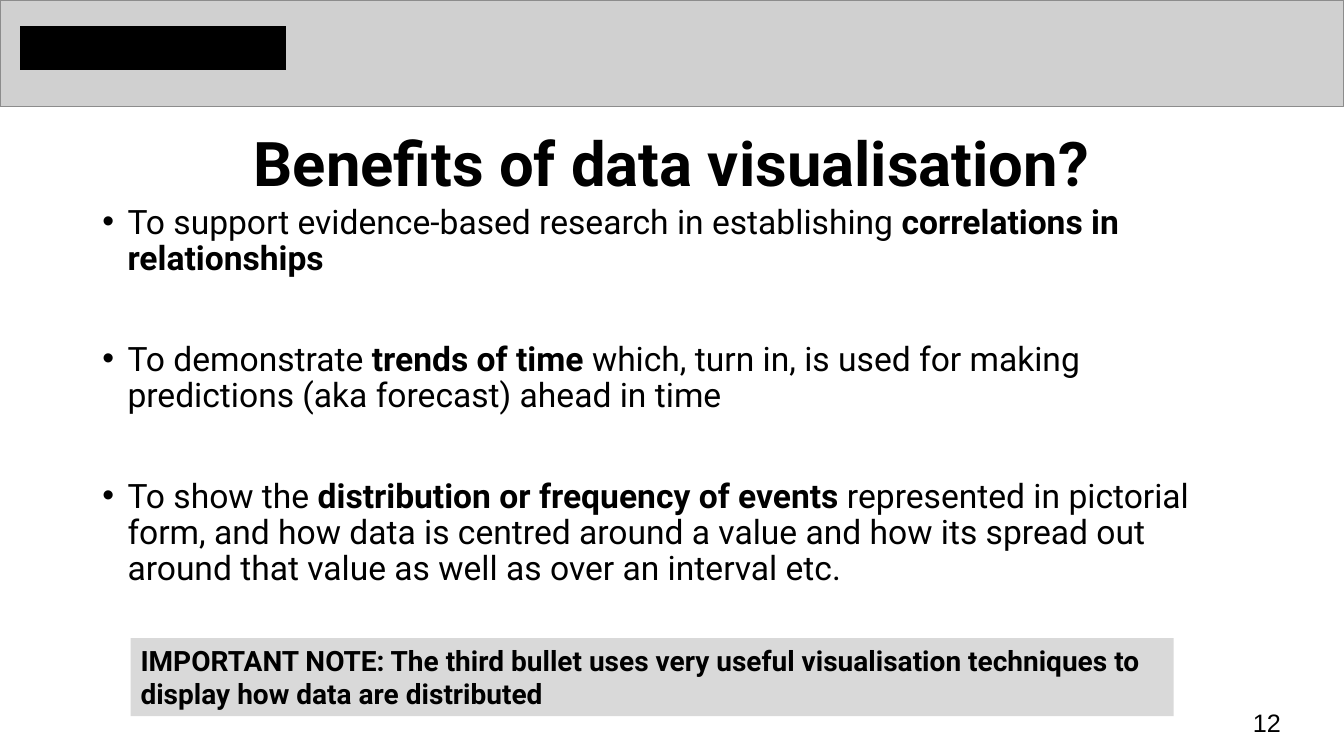
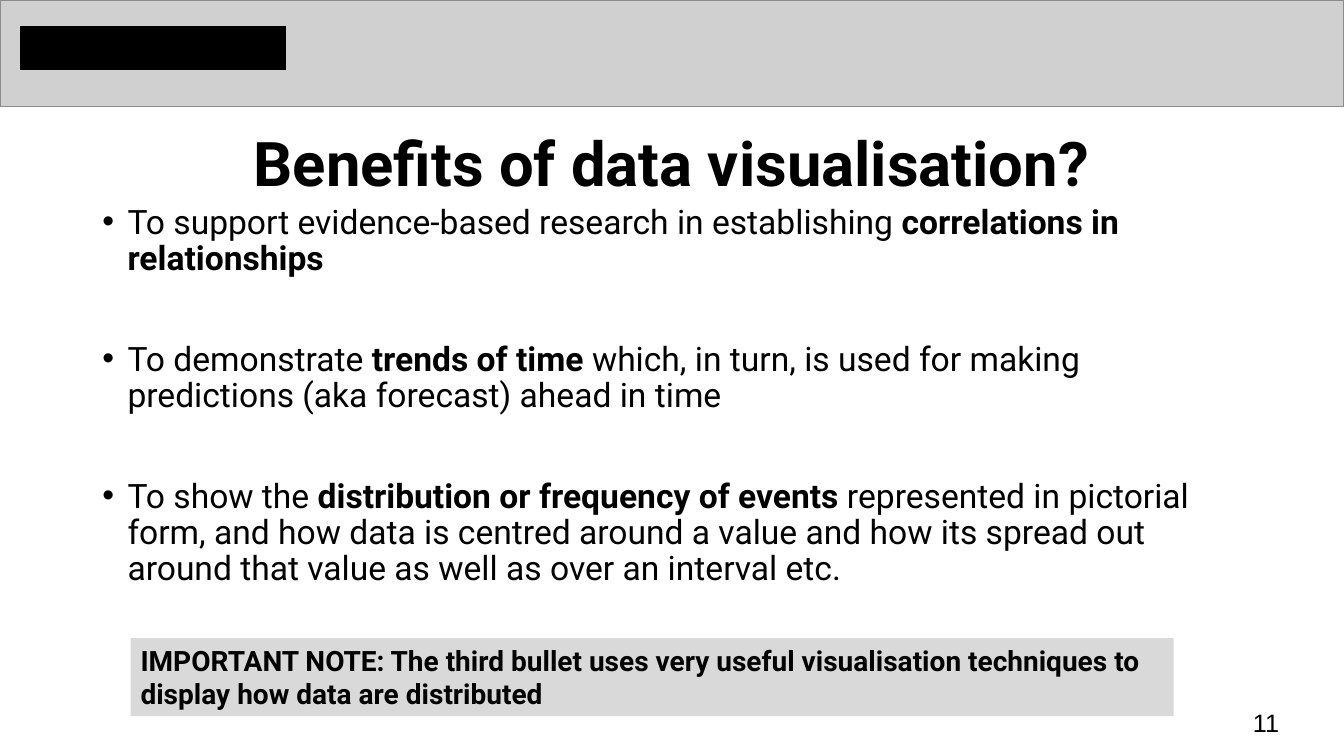
Before and after one commit to ucl-pols8-2526/POLS0008, a slide deck: slide 11 of Lecture_notes_ppts/POLS0008-2025-26 Week 3 Examining Data II.pptx (slide 12 before the commit). Drawn at 1344x756 pixels with LibreOffice and Linux fonts; fonts in the diff are those of the drawing; grey boxes stand for pictures. Boxes give left, top, right and bottom in pixels: in the first picture for what was removed or moved away, otherwise in the second. Text is boxed around its words. In the diff, an @@ line names an element or a change of style, - is before the commit and + after.

```diff
--- a/Lecture_notes_ppts/POLS0008-2025-26 Week 3 Examining Data II.pptx
+++ b/Lecture_notes_ppts/POLS0008-2025-26 Week 3 Examining Data II.pptx
@@ text at (128, 345, 1080, 415): text changed @@
-• To demonstrate trends of time which, turn in, is used for making predictions (aka forecast) ahead in time
+• To demonstrate trends of time which, in turn, is used for making predictions (aka forecast) ahead in time
@@ page number at (1253, 714, 1279, 732): text changed @@
-12
+11
```
Also in this commit, not shown: 6 other slides changed, 2 slides added, 1 slide removed, 1 other file.
